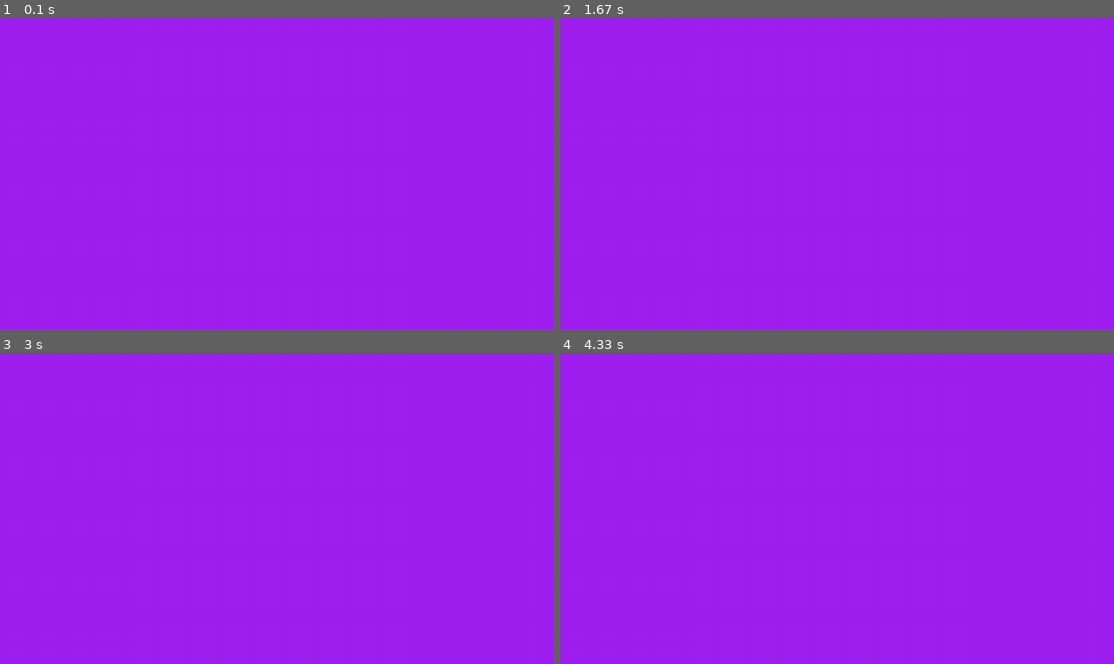
Above: before the commit, frames 1-4 (two rows, left to right).
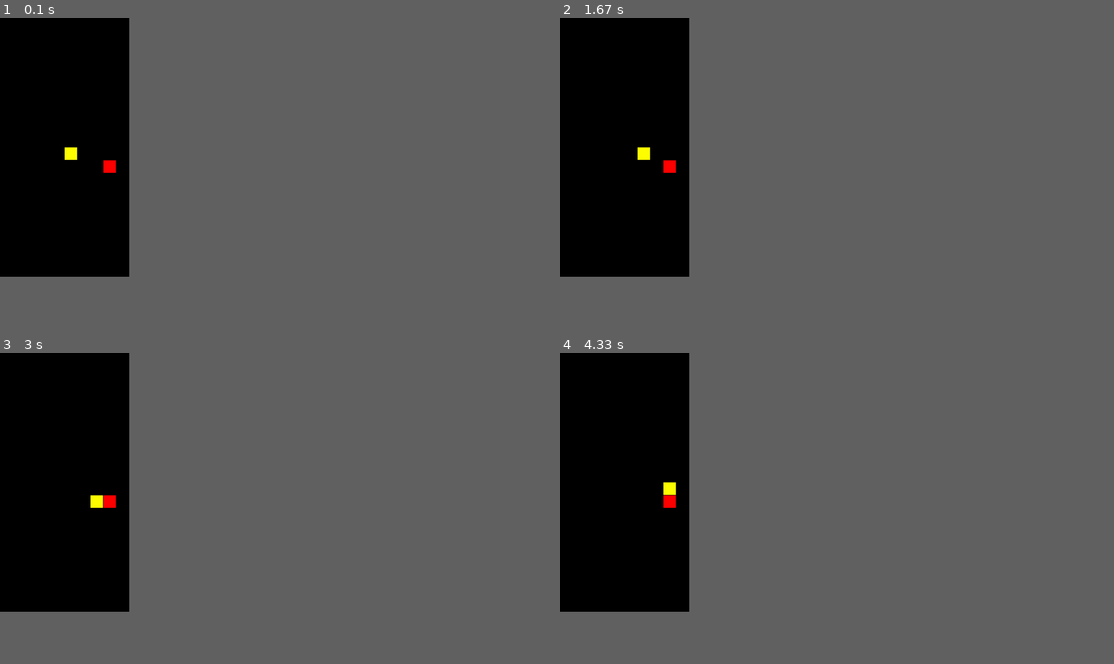
Above: after the commit, the same moments.

Repository: olegsklyarov/pygame-snake
Game: pygame game, started from snake.py
Same seed, same stepped clock (60 frames per second), same inputs: the game is played once before the commit and once after it.
Inputs:
- Up to frame 1 (0.1 s): no input
- Up to frame 2 (1.67 s): hold Right 0.33-0.8 s; hold Up 0.83-1.3 s; hold Right from 1.33 s (still down)
- Up to frame 3 (3 s): release Right at 1.8 s; hold Left 1.83-2.37 s; hold Down 2.4-2.7 s
- Up to frame 4 (4.33 s): hold Up 3.17-3.53 s; hold Right 3.57-4.2 s
The window is 900x506 before the commit and 210x421 after it. Grey fills any space a smaller window leaves; there, only what the larger window draws over its background counts as a difference.

The runs differ from the first frame. In frame 1, 19% of the frame differs, in the area x 0-24%, y 0-84%; in frame 2, 19%; in frame 3, 19%; in frame 4, 19%.

Commit message:
snake can move, eat and grow

Diff:
--- a/snake.py
+++ b/snake.py
@@ -1,21 +1,4 @@
-import pygame
-
-
-def main():
-  pygame.init()
-  screen = pygame.display.set_mode((1280, 720))
-  clock = pygame.time.Clock()
-  running = True
-  while running:
-    for event in pygame.event.get():
-      if event.type == pygame.QUIT:
-        print('quit event')
-        running = False
-    screen.fill('purple')
-    pygame.display.flip()
-    clock.tick(60)
-  pygame.quit()
-
+from src.main import main
 
 if __name__ == '__main__':
   main()
--- /dev/null
+++ b/src/element.py
@@ -0,0 +1,10 @@
+class Element:
+  def __init__(self, x, y):
+    self.x = x
+    self.y = y
+
+  def __eq__(self, o):
+    return self.x == o.x and self.y == o.y
+
+  def __str__(self):
+    return "Element: ({} {})".format(self.x, self.y)
--- /dev/null
+++ b/src/field.py
@@ -0,0 +1,19 @@
+from random import randrange
+from .element import Element
+
+class Field:
+  def __init__(self, width, height):
+    self.height = height
+    self.width = width
+
+  def gen_random_element(self) -> Element:
+    return Element(
+      randrange(0, self.width),
+      randrange(0, self.height),
+    )
+
+  def get_center_element(self) -> Element:
+    return Element(
+      self.width // 2,
+      self.height // 2,
+    )
--- /dev/null
+++ b/src/main.py
@@ -0,0 +1,65 @@
+import pygame
+from .field import Field
+from .snake import Snake, Direction
+from .element import Element
+
+SCALE = 30
+ROWS = 10
+COLS = 20
+
+# x = randrange(0, ROWS)
+# y = randrange(0, COLS)
+
+def gen_new_apple(field: Field, snake: Snake) -> Element:
+  apple = None
+  while apple is None:
+    candidate = field.gen_random_element()
+    if not snake.contains(candidate):
+      apple = candidate
+  return apple
+
+
+
+def main():
+  field = Field(ROWS, COLS)
+  snake = Snake(field)
+
+  pygame.init()
+  screen = pygame.display.set_mode([ROWS * SCALE, COLS * SCALE])
+  clock = pygame.time.Clock()
+  counter = 0
+  speed = 50
+  apple = gen_new_apple(field, snake)
+  running = True
+  while running:
+    for event in pygame.event.get():
+      if event.type == pygame.QUIT:
+        print('quit event')
+        running = False
+
+    key = pygame.key.get_pressed()
+
+    if key[pygame.K_UP]:
+      snake.set_direction(Direction.DOWN)
+    if key[pygame.K_RIGHT]:
+      snake.set_direction(Direction.RIGHT)
+    if key[pygame.K_DOWN]:
+      snake.set_direction(Direction.UP)
+    if key[pygame.K_LEFT]:
+      snake.set_direction(Direction.LEFT)
+
+    screen.fill('black')
+
+    for e in snake.snake:
+      pygame.draw.rect(screen, pygame.Color('yellow'), (e.x * SCALE, e.y * SCALE, SCALE - 1, SCALE - 1))
+
+    pygame.draw.rect(screen, pygame.Color('RED'), (apple.x * SCALE, apple.y * SCALE, SCALE - 1, SCALE - 1))
+
+    pygame.display.flip()
+    clock.tick(60)
+    counter += 1
+    if not counter % speed:
+      if snake.make_step(apple):
+        apple = gen_new_apple(field, snake)
+
+  pygame.quit()
--- /dev/null
+++ b/src/snake.py
@@ -0,0 +1,49 @@
+from collections import deque
+from enum import Enum
+
+from .field import Field
+from .element import Element
+
+class Direction(Enum):
+  UP = 1
+  RIGHT = 2
+  DOWN = 3
+  LEFT = 4
+
+
+class Snake:
+  def __init__(self, field: Field):
+    self.field = field
+    self.snake = deque()
+    self.snake.appendleft(field.get_center_element())
+    self.direction = Direction.RIGHT
+
+  def contains(self, element: Element) -> bool:
+    try:
+      self.snake.index(element)
+      return True
+    except ValueError:
+      return False
+
+  def get_new_head(self) -> Element:
+    head = self.snake[0]
+    if self.direction == Direction.UP:
+      return Element(head.x, head.y + 1)
+    if self.direction == Direction.RIGHT:
+      return Element(head.x + 1, head.y)
+    if self.direction == Direction.DOWN:
+      return Element(head.x, head.y - 1)
+    if self.direction == Direction.LEFT:
+      return Element(head.x - 1, head.y)
+
+  def set_direction(self, new_direction) -> None:
+    if len(self.snake) == 1 or new_direction.value % 2 != self.direction.value % 2:
+      self.direction = new_direction
+
+  def make_step(self, apple: Element) -> bool:
+    head = self.get_new_head()
+    self.snake.appendleft(head)
+    if head != apple:
+      self.snake.pop()
+      return False
+    return True
Empty file added: src/__init__.py
Not shown, added: article.md
